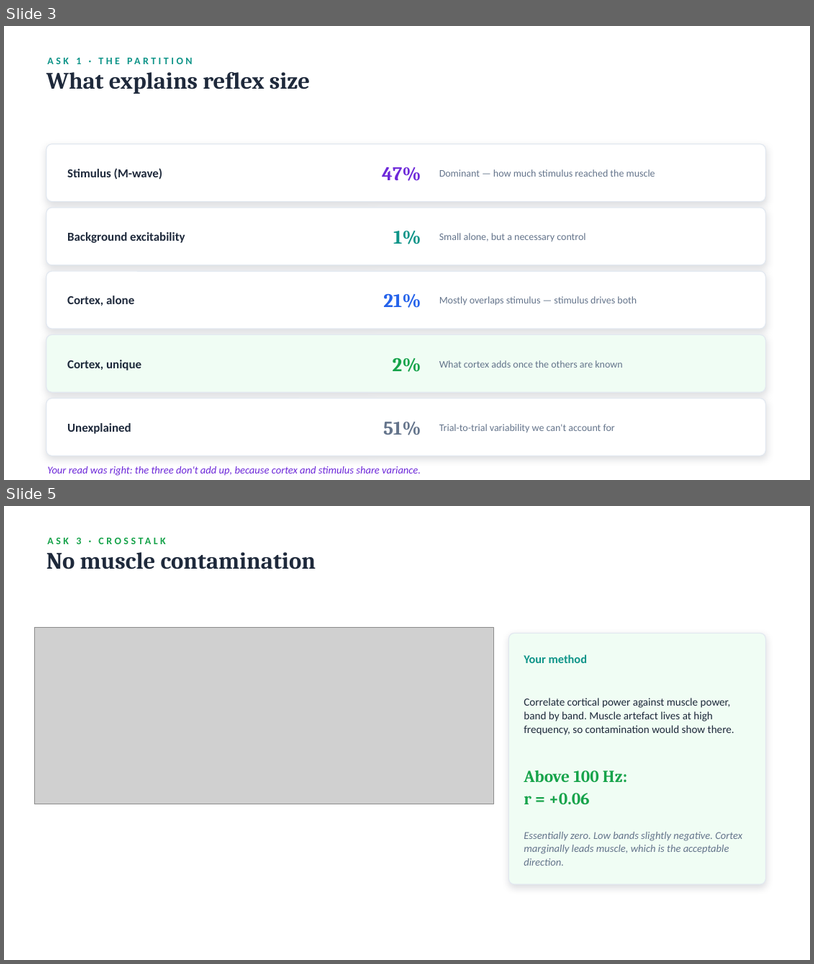
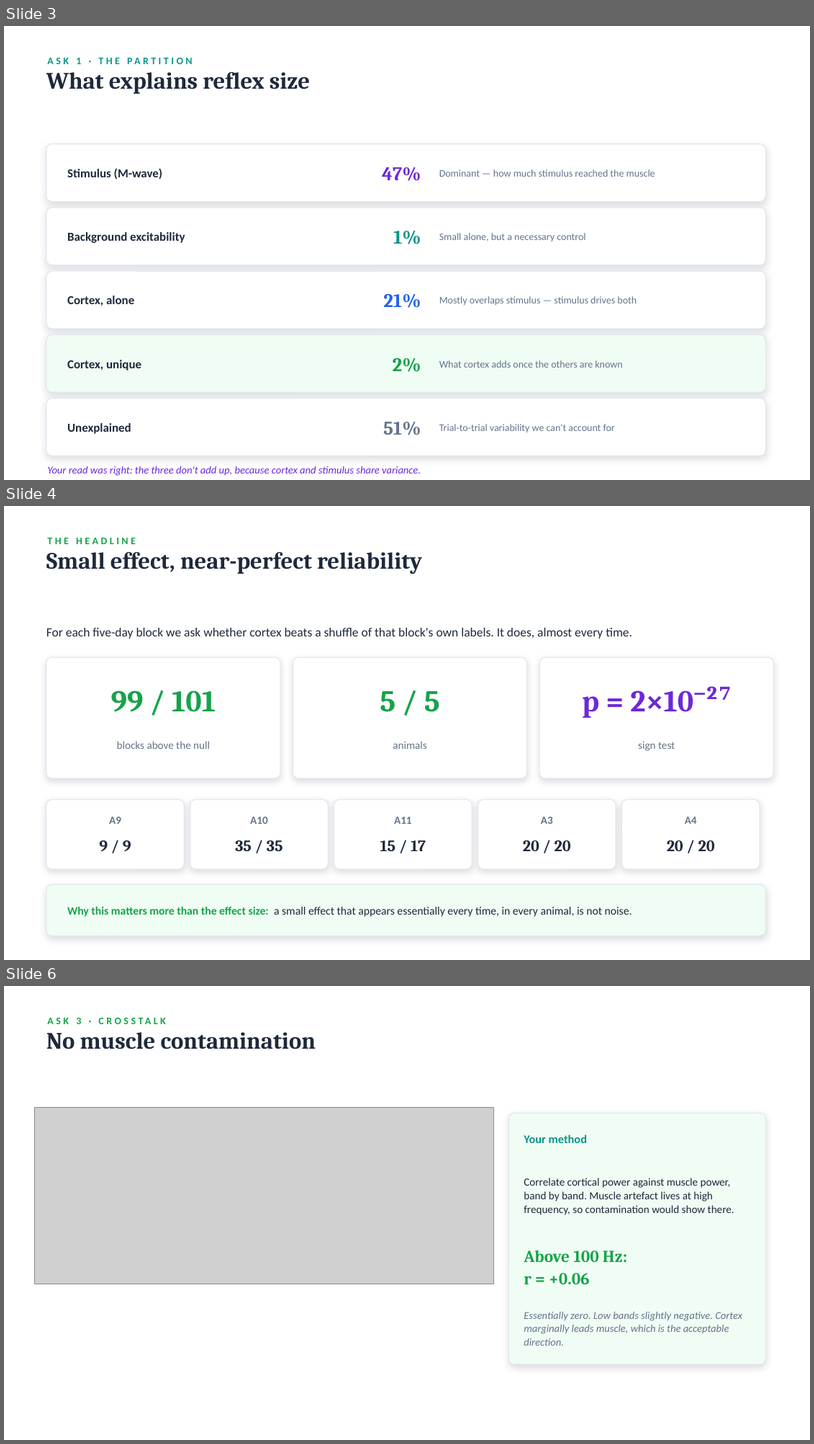
Before and after one commit to switchrao777/hroc-ncan, a slide deck: slides/HROC_Weekly_Update.pptx. Shown one above the other, each under a label of ours: slides 3 and 5 before the commit, slides 3, 4 and 6 after it; the slides between them are not shown. The pictures are 814x964 and 814x1444 pixels, drawn with LibreOffice and Linux fonts; fonts in the diff are those of the drawing; grey boxes stand for pictures. Boxes give left, top, right and bottom in pixels: in the first picture for what was removed or moved away, otherwise in the second. Text is boxed around its words. In the diff, an @@ line names an element or a change of style, - is before the commit and + after.

```diff
--- a/slides/HROC_Weekly_Update.pptx
+++ b/slides/HROC_Weekly_Update.pptx
@@ slide 4 added at [4, 506, 810, 960], background #FFFFFF @@
@@ text added at [47, 538, 136, 544], 12 pt, text #16A34A, bold @@
+THE HEADLINE
@@ text added at [46, 552, 422, 574], 28 pt, text #1E293B, bold @@
+Small effect, near-perfect reliability
@@ text added at [46, 628, 633, 638], 15 pt, text #1E293B @@
+For each five-day block we ask whether cortex beats a shuffle of that block's own labels. It does, almost every time.
@@ rounded rectangle added at [46, 657, 280, 778], fill #FFFFFF, outline #E2E8F0 1 pt @@
@@ rounded rectangle added at [293, 657, 527, 778], fill #FFFFFF, outline #E2E8F0 1 pt @@
@@ rounded rectangle added at [540, 657, 774, 778], fill #FFFFFF, outline #E2E8F0 1 pt @@
@@ text added at [111, 690, 216, 712], 36 pt, text #16A34A, bold @@
+99 / 101
@@ text added at [380, 691, 440, 712], 36 pt, text #16A34A, bold @@
+5 / 5
@@ text added at [582, 690, 694, 718], 36 pt, text #6D28D9, bold @@
+p = 2×10⁻²⁷
@@ text added at [117, 741, 210, 749], 13 pt, text #64748B @@
+blocks above the null
@@ text added at [393, 741, 427, 749], 13 pt, text #64748B @@
+animals
@@ text added at [638, 741, 675, 751], 13 pt, text #64748B @@
+sign test
@@ rounded rectangle added at [46, 800, 184, 869], fill #FFFFFF, outline #E2E8F0 1 pt @@
@@ rounded rectangle added at [190, 800, 328, 869], fill #FFFFFF, outline #E2E8F0 1 pt @@
@@ rounded rectangle added at [334, 800, 472, 869], fill #FFFFFF, outline #E2E8F0 1 pt @@
@@ rounded rectangle added at [478, 800, 616, 869], fill #FFFFFF, outline #E2E8F0 1 pt @@
@@ rounded rectangle added at [622, 800, 760, 869], fill #FFFFFF, outline #E2E8F0 1 pt @@
@@ text added at [109, 816, 121, 824], 13 pt, text #64748B, bold @@
+A9
@@ text added at [250, 816, 268, 824], 13 pt, text #64748B, bold @@
+A10
@@ text added at [394, 816, 412, 824], 13 pt, text #64748B, bold @@
+A11
@@ text added at [541, 816, 553, 824], 13 pt, text #64748B, bold @@
+A3
@@ text added at [685, 816, 697, 824], 13 pt, text #64748B, bold @@
+A4
@@ text added at [99, 840, 131, 851], 19 pt, text #1E293B, bold @@
+9 / 9
@@ text added at [235, 840, 283, 851], 19 pt, text #1E293B, bold @@
+35 / 35
@@ text added at [381, 840, 426, 851], 19 pt, text #1E293B, bold @@
+15 / 17
@@ text added at [523, 840, 571, 851], 19 pt, text #1E293B, bold @@
+20 / 20
@@ text added at [667, 840, 715, 851], 19 pt, text #1E293B, bold @@
+20 / 20
@@ rounded rectangle added at [46, 884, 766, 936], fill #F0FDF4, outline #E2E8F0 1 pt @@
@@ text added at [67, 906, 633, 916], 13.5 pt, text #1E293B @@
+Why this matters more than the effect size: a small effect that appears essentially every time, in every animal, is not noise.
@@ what was slide 5 is now slide 6 @@
```
Also in this commit, not shown: 3 slides changed, 5 other files.
